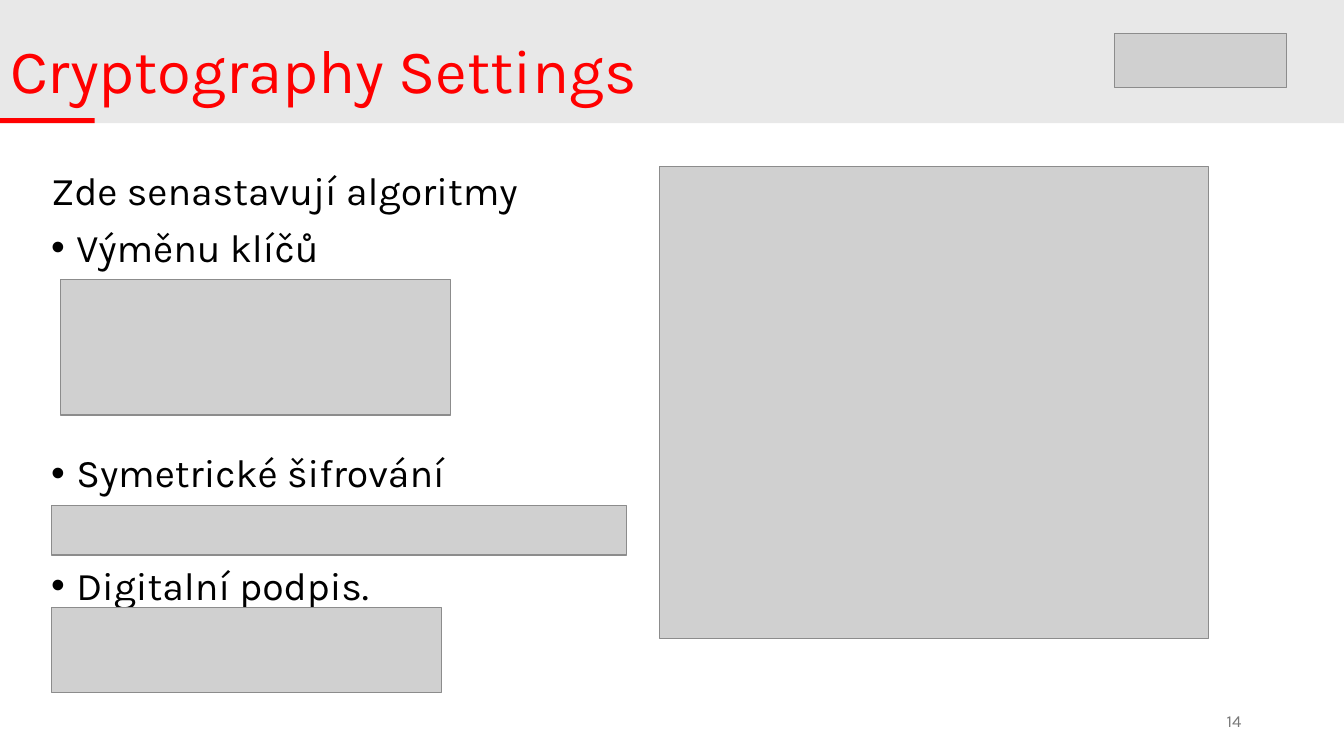
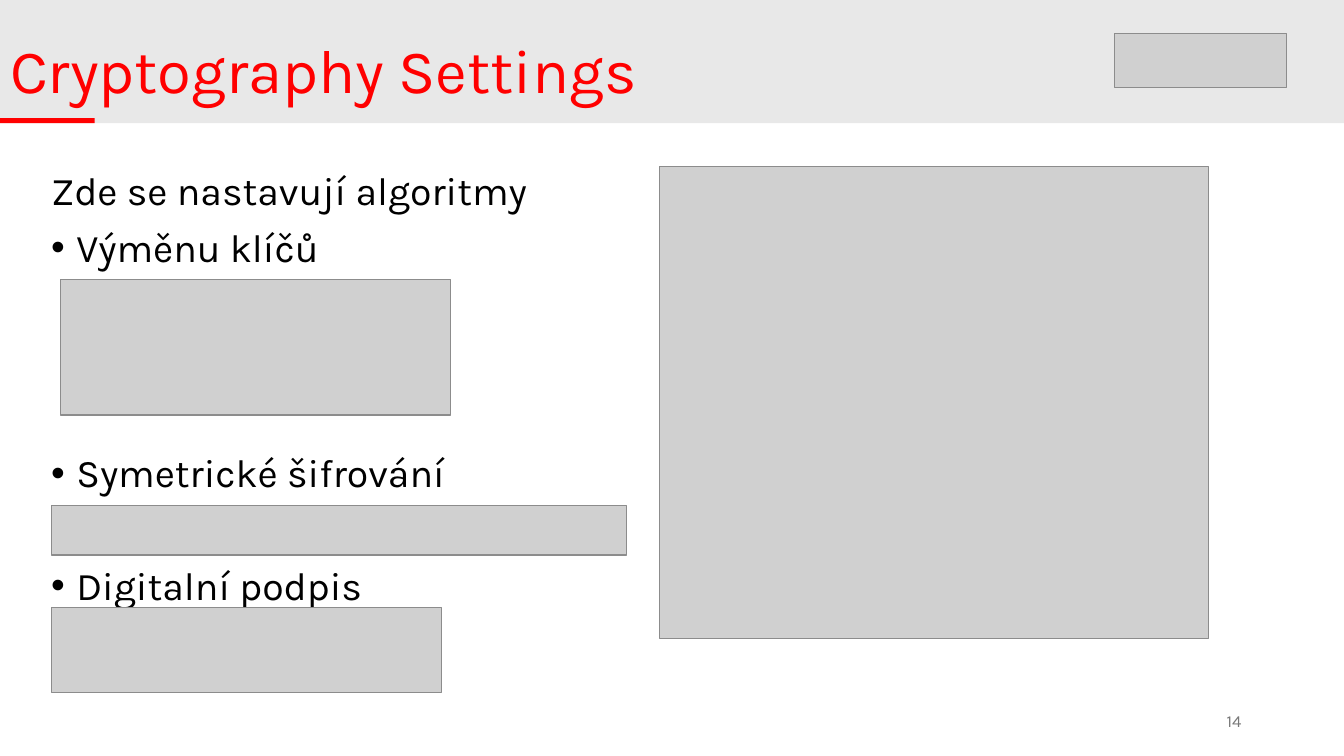
Before and after one commit to DivinityQQ/quantum-resistant-p2p, a slide deck: slide 14 of docs/p2ppost_prezentace.pptx. Drawn at 1344x756 pixels with LibreOffice and Linux fonts; fonts in the diff are those of the drawing; grey boxes stand for pictures. Boxes give left, top, right and bottom in pixels: in the first picture for what was removed or moved away, otherwise in the second. Text is boxed around its words. In the diff, an @@ line names an element or a change of style, - is before the commit and + after.

```diff
--- a/docs/p2ppost_prezentace.pptx
+++ b/docs/p2ppost_prezentace.pptx
@@ text at (51,175,527,215): spaces changed @@
-Zde senastavují algoritmy
+Zde se nastavují algoritmy
@@ text at (76,570,362,610): text changed @@
-• Digitalní podpis.
+• Digitalní podpis
```
Also in this commit, not shown: 2 other slides changed.
